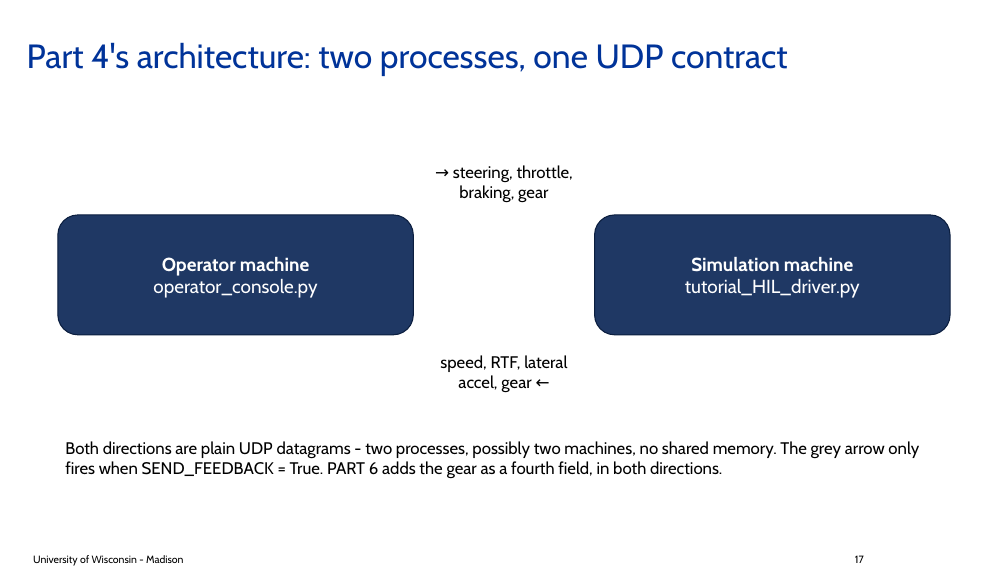
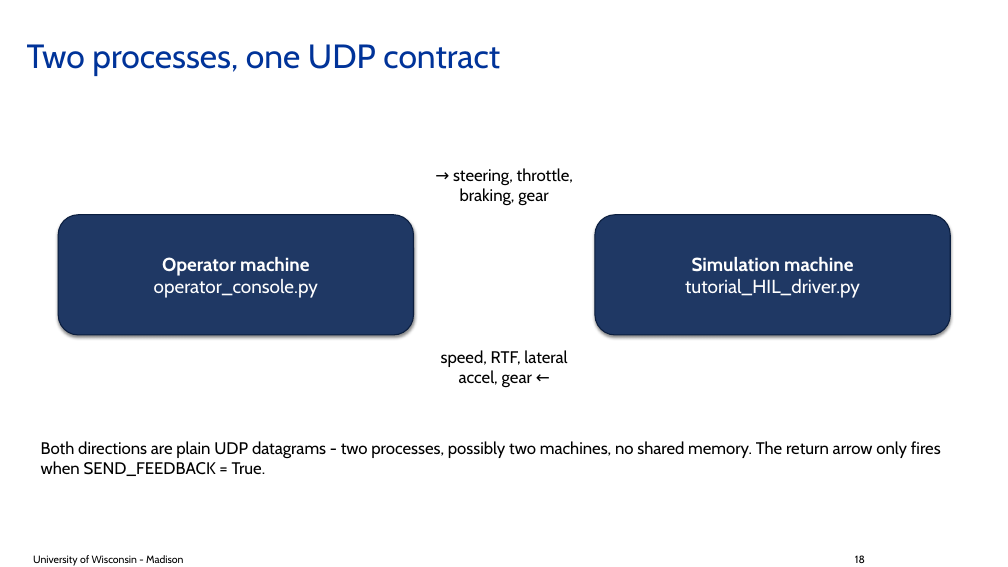
Before and after one commit to ksha23/chrono-hil-tutorial, a slide deck: slide 18 of tutorial_HIL_driver.pptx (slide 17 before the commit). Drawn at 1008x567 pixels with LibreOffice and Linux fonts; fonts in the diff are those of the drawing; background and template pictures are left out. Boxes give left, top, right and bottom in pixels: in the first picture for what was removed or moved away, otherwise in the second. Text is boxed around its words. In the diff, an @@ line names an element or a change of style, - is before the commit and + after.

```diff
--- a/tutorial_HIL_driver.pptx
+++ b/tutorial_HIL_driver.pptx
@@ title at (27, 44, 500, 76): text changed @@
-Part 4's architecture: two processes, one UDP contract
+Two processes, one UDP contract
@@ text "→ steering, throttle, braking, gear" at (453, 168, 573, 205): vertical alignment middle to top @@
@@ rounded rectangle "Operator machine" at (58, 215, 414, 335): shadow on @@
@@ rounded rectangle "Simulation machine" at (595, 215, 951, 335): shadow on @@
@@ text "speed, RTF, lateral accel, gear ..." at (441, 350, 567, 388): vertical alignment middle to top @@
@@ text at (41, 441, 941, 476): text changed @@
-Both directions are plain UDP datagrams - two processes, possibly two machines, no shared memory. The grey arrow only fires when SEND_FEEDBACK = True. PART 6 adds the gear as a fourth field, in both directions.
+Both directions are plain UDP datagrams - two processes, possibly two machines, no shared memory. The return arrow only fires when SEND_FEEDBACK = True.
@@ text at (855, 555, 865, 563): text changed @@
-17
+18
```
Also in this commit, not shown: 19 other slides changed, 4 slides added, 9 slides removed, 11 other files.
